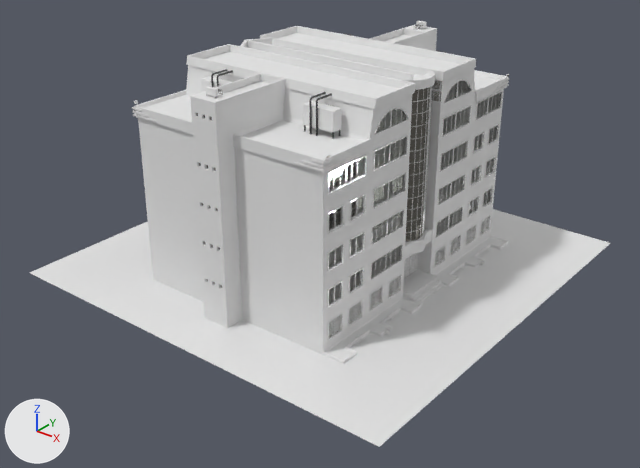
Two versions of the Blender file Mr. IranNejad Folder/Engineering_Building.blend, one commit apart.
Both versions are drawn from a camera (50 mm lens) standing at (5870.0, -7521.0, 4933.0) and looking at (142.0, -361.0, 493.0). Arrows for +X, +Y and +Z are at lower left; the lights stay in place. The first picture is the older version.

The first picture shows 'Building', 'Floor' and 1 more.
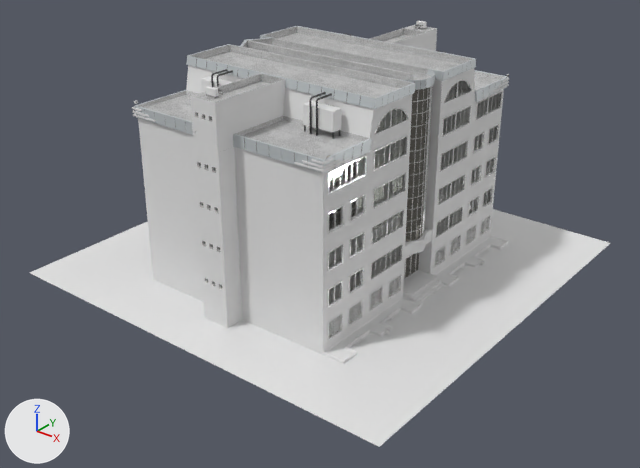
Boxes (x1, y1, x2, y2) around the edits, measured in the pictures (640 x 468 px):
part 1 of me_cube_001, reshaped: after (135, 26, 507, 252)
part 2 of me_cube_001, recoloured: (431, 80, 442, 102) in both
part 3 of me_cube_001, recoloured: (405, 253, 419, 278) in both
part 4 of me_cube_001, recoloured: (134, 74, 510, 287) in both
part 5 of me_cube_001, recoloured: (135, 36, 508, 166) in both
part 6 of me_cube_001, recoloured: (190, 25, 437, 103) in both

Edits to the bpy script that builds the scene:
```text
Add img_asphalt_02_ao_4k_jpg:
    img_asphalt_02_ao_4k_jpg = load_image('asphalt_02_ao_4k.jpg', '../Textures/Asphalt/asphalt_02_ao_4k.jpg', 4096, 4096, 'sRGB')
Add mat_roof:
    mat_roof = principled_material('Roof')
    mat_roof.texture = img_asphalt_02_ao_4k_jpg
Add mat_plate_white:
    mat_plate_white = principled_material('Plate white')
    mat_plate_white.base_color = (0.558, 0.597, 0.615)  # light grey #c5cbce
    mat_plate_white.metallic = 0.15
    mat_plate_white.roughness = 0.41
    mat_plate_white.anisotropic = 0.256
    mat_plate_white.anisotropic_rotation = 0.18
Change me_cube_001:
    used by ob_building; location = (0.0, 0.0, 77.0); scale = (12.5, 17.0, 1.0)
    remove me_cube_001.from_pydata(...)  # 11256 vertices, 9333 faces, 4 loose edges; spans x -104.0..116.0, y 0.0..114.0, z -84.0..2449.0
    add me_cube_001.from_pydata(...)  # 12662 vertices, 10667 faces, 4 loose edges; spans x -104.0..116.0, y 0.0..114.0, z -84.0..2449.0
    me_cube_001 part 1: 10 vertices removed from x -102.0..-15.0, y 16.0..101.0, z 1875.0..2000.0; 1416 vertices added at x -102.0..102.0, y 0.0..102.0, z 1867.0..2376.0
    me_cube_001 part 2: 12 faces spanning x 86.0..100.0, y 0.0..16.0, z 269.0..2278.0 switch from mat_white_metal to mat_nama_dark (its picture is missing)
    me_cube_001 part 3: 3 faces spanning x 86.0..87.0, y 1.0..16.0, z -84.0..269.0 switch from mat_white_metal to mat_glass_rough
    me_cube_001 part 4: 290 faces spanning x -104.0..104.0, y 97.0..114.0, z 367.0..2219.0 switch from mat_nama_dark (its picture is missing) to mat_white_metal
    me_cube_001 part 5: 101 faces spanning x -102.0..103.0, y 0.0..102.0, z 1875.0..2376.0 switch from mat_nama_dark (its picture is missing) to mat_plate_white (light grey #c5cbce)
    me_cube_001 part 6: 44 faces spanning x -100.0..102.0, y 0.0..114.0, z 1874.0..2374.0 switch from mat_nama_dark (its picture is missing) to mat_roof (picture img_asphalt_02_ao_4k_jpg)
```
